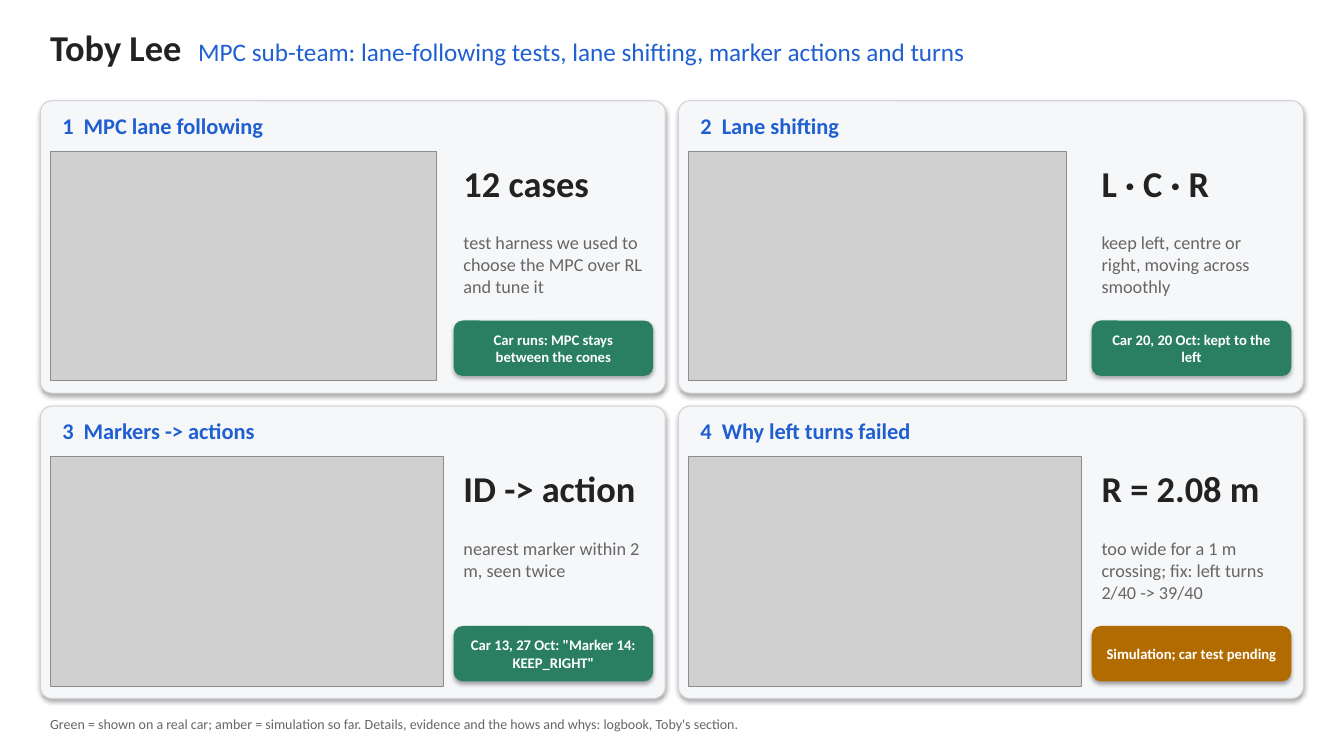
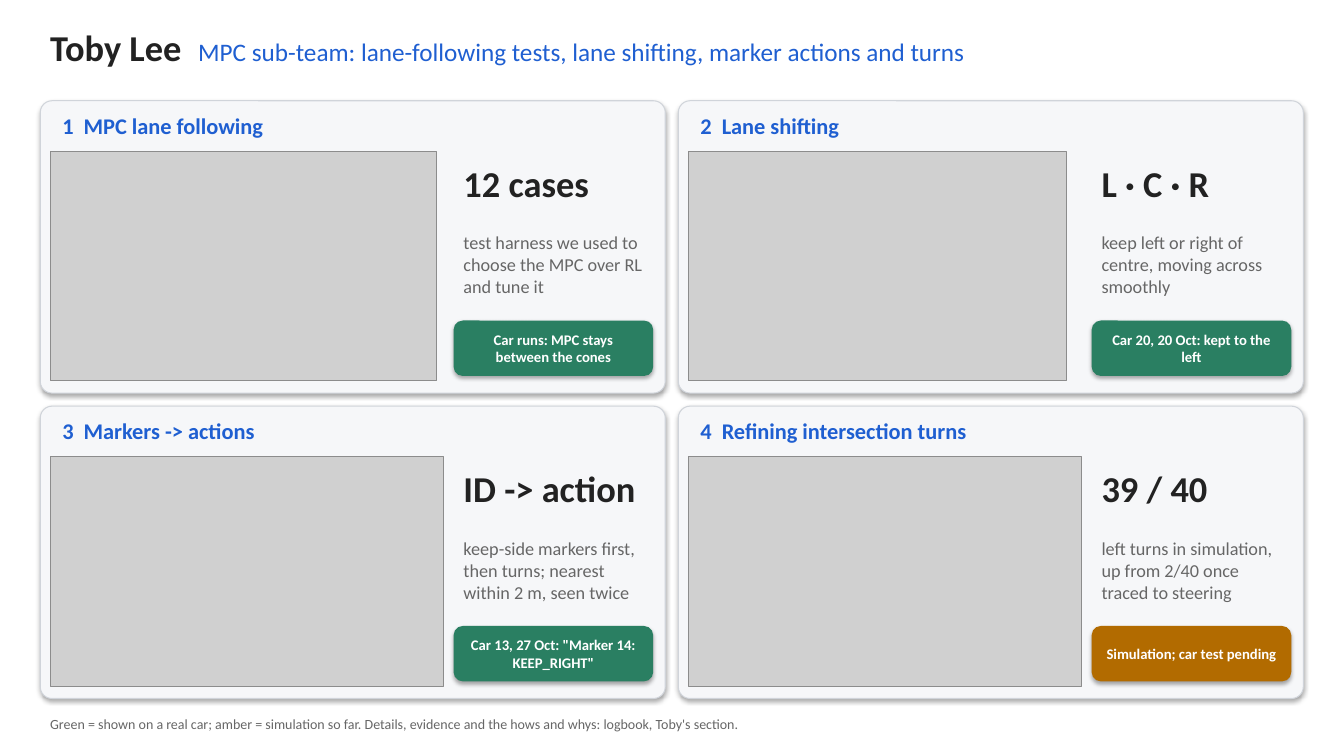
Before and after one commit to CiaranGruber/robotic-car-ai, a slide deck: slide 1 of docs/logbook/toby/slide/toby-lee-slide.pptx. Drawn at 1344x756 pixels with LibreOffice and Linux fonts; fonts in the diff are those of the drawing; grey boxes stand for pictures. Boxes give left, top, right and bottom in pixels: in the first picture for what was removed or moved away, otherwise in the second. Text is boxed around its words. In the diff, an @@ line names an element or a change of style, - is before the commit and + after.

```diff
--- a/docs/logbook/toby/slide/toby-lee-slide.pptx
+++ b/docs/logbook/toby/slide/toby-lee-slide.pptx
@@ text at (1102, 236, 1262, 296): text changed @@
-keep left, centre or right, moving across smoothly
+keep left or right of centre, moving across smoothly
@@ text at (700, 423, 967, 443): text changed @@
-4 Why left turns failed
+4 Refining intersection turns
@@ text at (1102, 478, 1208, 503): text changed @@
-R = 2.08 m
+39 / 40
@@ text at (463, 542, 635, 601): text changed @@
-nearest marker within 2 m, seen twice
+keep-side markers first, then turns; nearest within 2 m, seen twice
@@ text at (1102, 542, 1272, 602): text changed @@
-too wide for a 1 m crossing; fix: left turns 2/40 -> 39/40
+left turns in simulation, up from 2/40 once traced to steering
```
Also in this commit, not shown: 2 other files.
